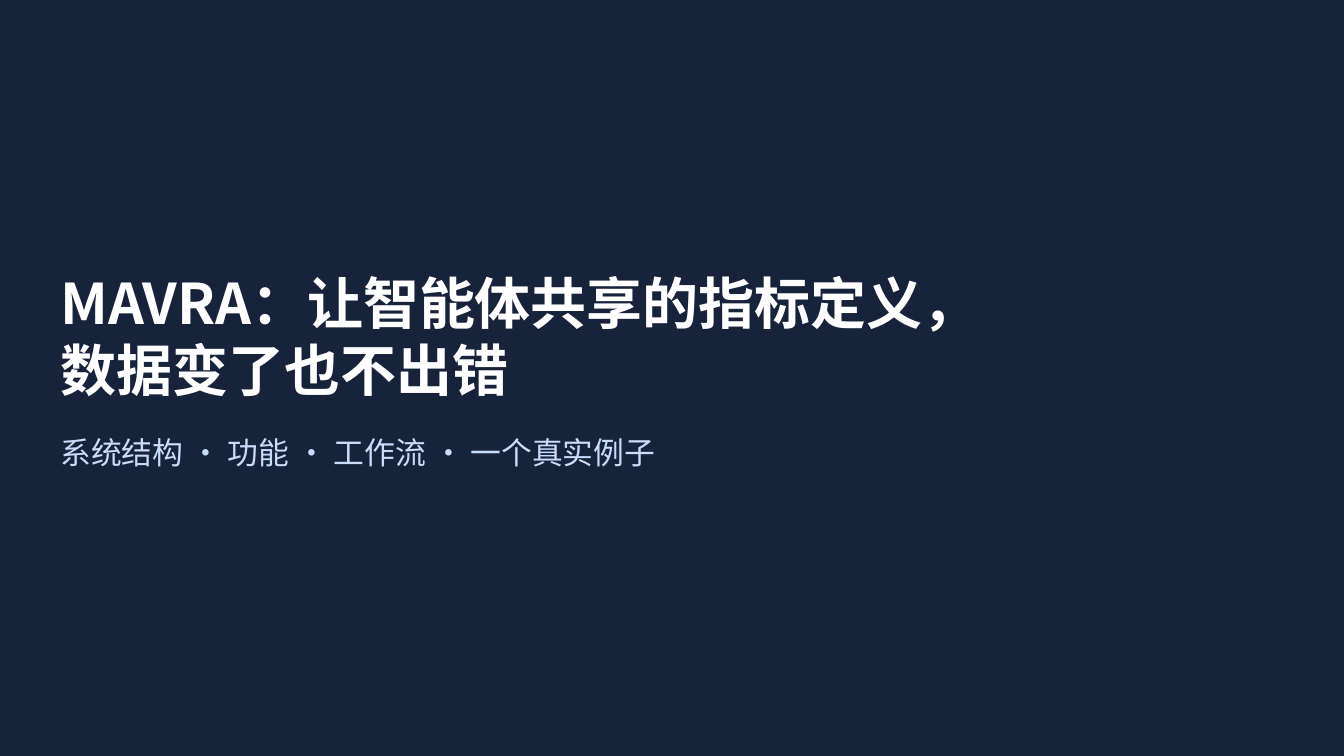
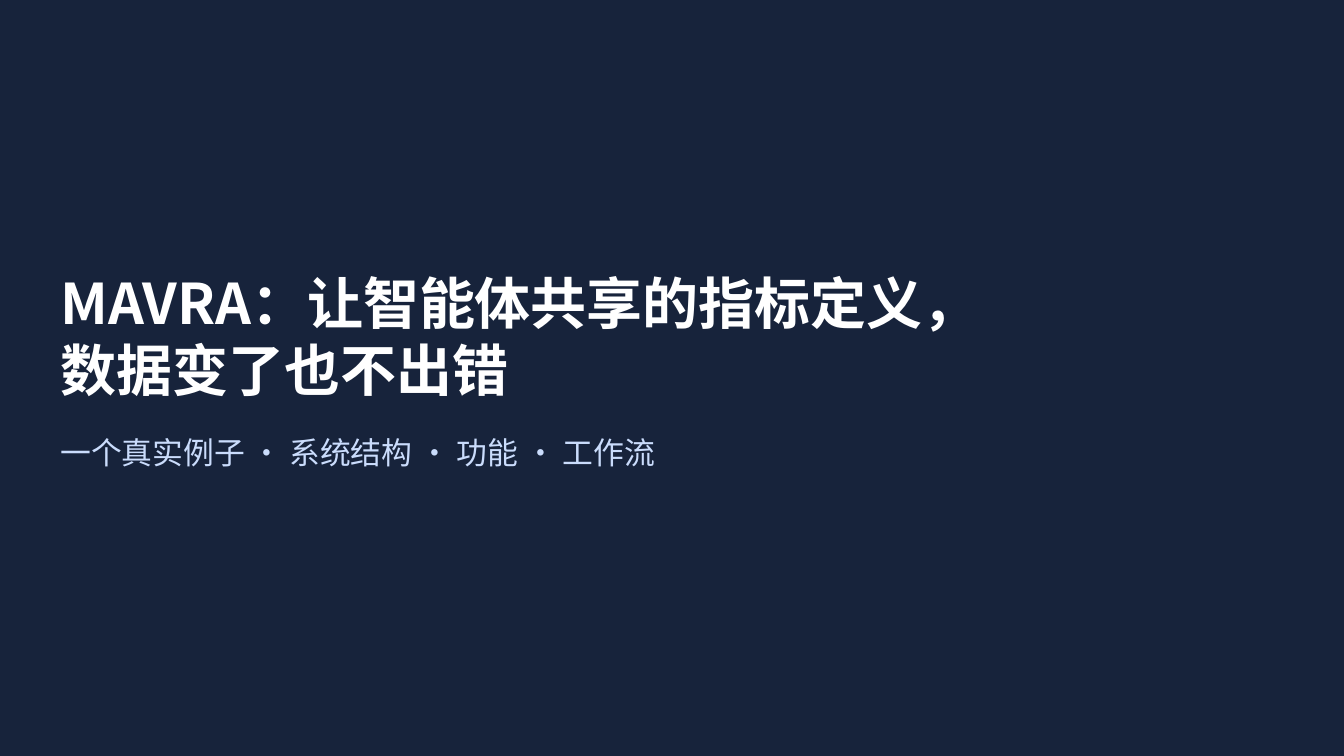
Before and after one commit to mmmttt000045/agent4db-adapter, a slide deck: slide 1 of docs/mavra-system.pptx. Drawn at 1344x756 pixels with LibreOffice and Linux fonts; fonts in the diff are those of the drawing. Boxes give left, top, right and bottom in pixels: in the first picture for what was removed or moved away, otherwise in the second. Text is boxed around its words. In the diff, an @@ line names an element or a change of style, - is before the commit and + after.

```diff
--- a/docs/mavra-system.pptx
+++ b/docs/mavra-system.pptx
@@ text at (x1=60, y1=438, x2=655, y2=467): text changed @@
-系统结构 · 功能 · 工作流 · 一个真实例子
+一个真实例子 · 系统结构 · 功能 · 工作流
```
Also in this commit, not shown: 5 other slides changed, 1 slide added, 3 other files.
